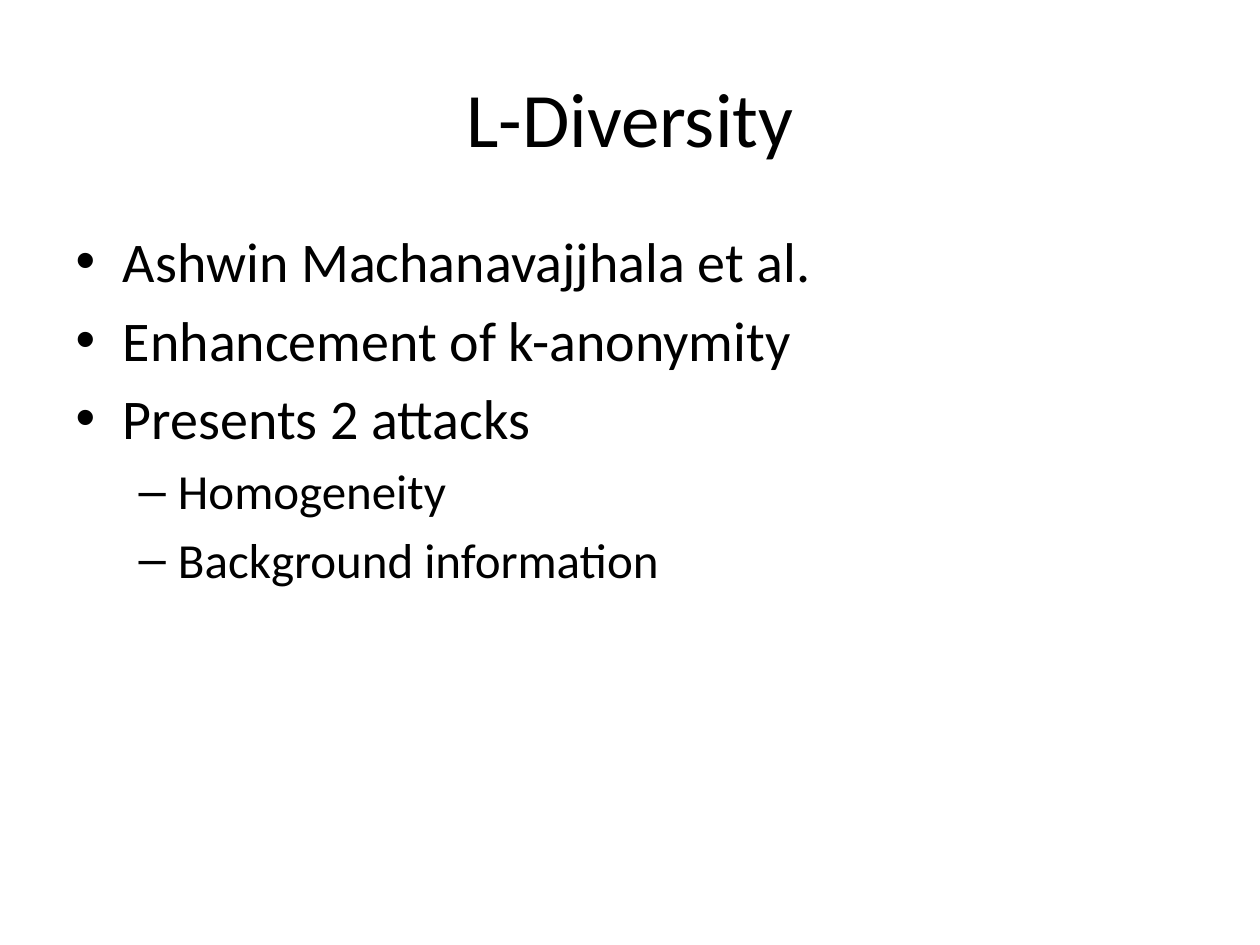
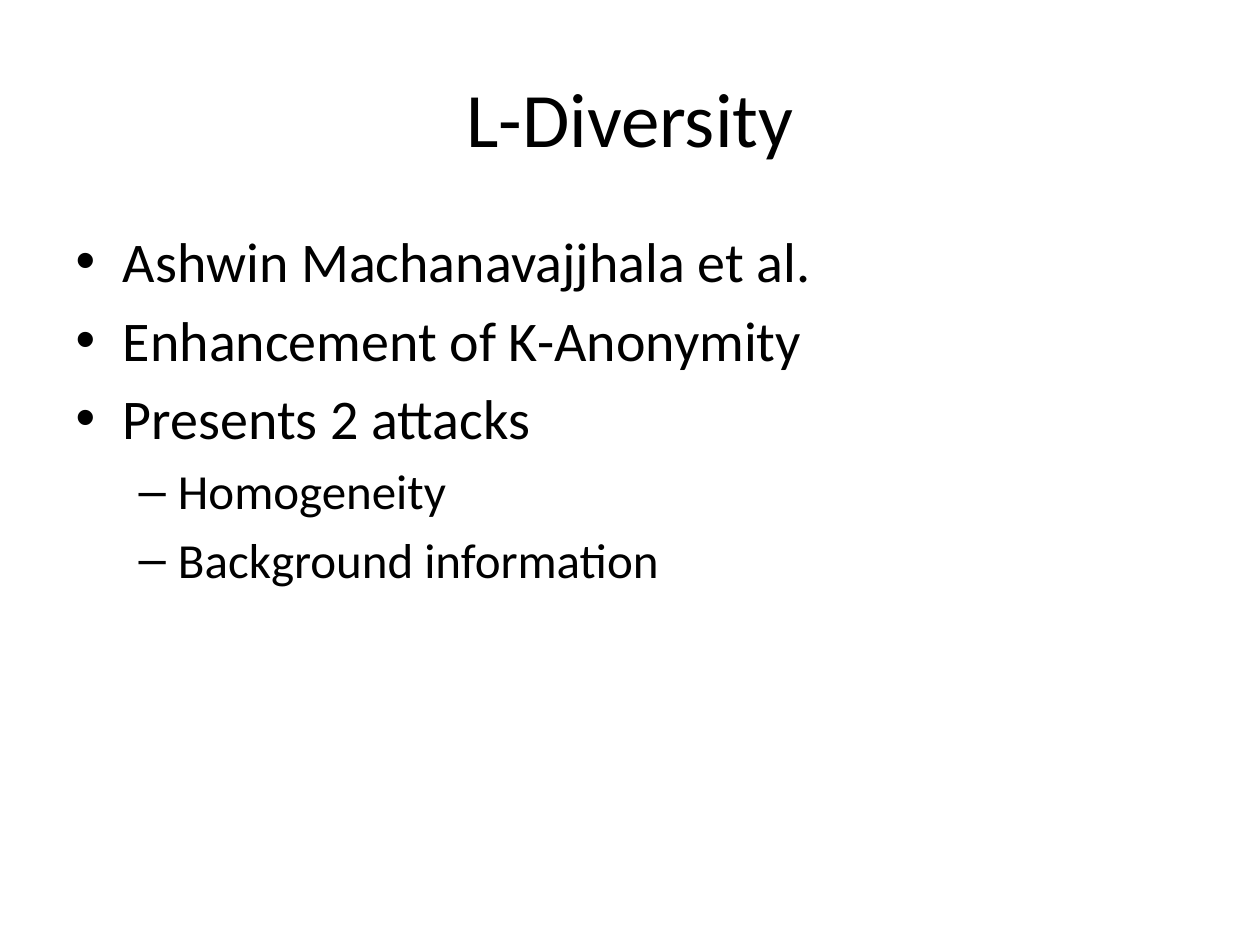
Before and after one commit to jayvelasco1990/big-data, a slide deck: slide 14 of Final Project/draft_presentation.pptx (slide 13 before the commit). Drawn at 1260x945 pixels with LibreOffice and Linux fonts; fonts in the diff are those of the drawing. Boxes give left, top, right and bottom in pixels: in the first picture for what was removed or moved away, otherwise in the second. Text is boxed around its words. In the diff, an @@ line names an element or a change of style, - is before the commit and + after.

```diff
--- a/Final Project/draft_presentation.pptx
+++ b/Final Project/draft_presentation.pptx
@@ text at box(123, 322, 801, 370): text changed @@
-• Enhancement of k-anonymity
+• Enhancement of K-Anonymity
```
Also in this commit, not shown: 19 other slides changed, 7 slides added, 5 slides removed.
